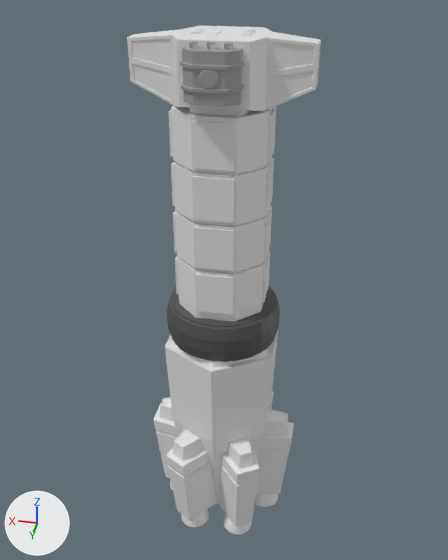
An edit to the Blender file BlackBox_Engine/res/hammerhead-UNN.blend, drawn before and after from the same camera.
One viewpoint serves both versions: a camera (50 mm lens) standing at (-1.63, 8.37, 7.56) and looking at (0.03, -0.22, 2.61). Arrows for +X, +Y and +Z are at lower left; the lights stay in place.
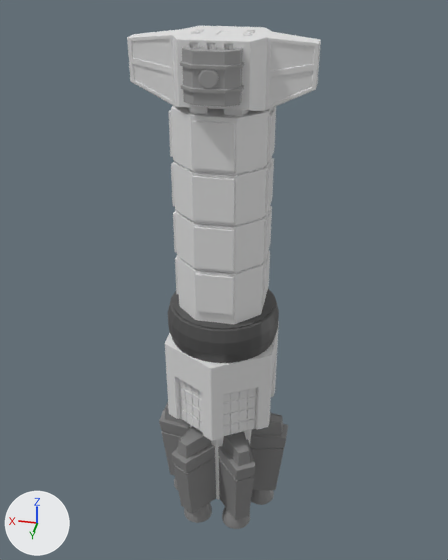
Patch to the scene script:
```diff
--- a/BlackBox_Engine/res/hammerhead-UNN.blend.py
+++ b/BlackBox_Engine/res/hammerhead-UNN.blend.py
@@ me_cylinder @@
 # used by ob_aft; location = (0.0, 0.0, 0.0); scale = (1.0, 1.0, 1.91)
-me_cylinder.from_pydata(...)  # 192 vertices, 169 faces; spans x -0.87..0.87, y -1.0..1.0, z -0.89..0.95
+me_cylinder.from_pydata(...)  # 1176 vertices, 1094 faces; spans x -0.87..0.87, y -0.99..0.99, z -0.92..1.07
+# me_cylinder part 5: 192 vertices removed from x -0.87..0.87, y -1.0..1.0, z -0.89..0.95; 1176 vertices added at x -0.87..0.87, y -0.99..0.99, z -0.92..1.07
@@ me_cylinder_003 @@
 me_cylinder_003.from_pydata(...)  # 418 vertices, 394 faces; spans x 2.19..6.57, y -1.87..1.87, z -7.17..0.29
 # used by ob_cylinder_003; location = (0.0, 0.0, 0.0); rotation_euler = (0.0, 0.0, 1.047), in degrees (0, 0, 60); scale = (0.191, 0.191, 0.274)
+# me_cylinder_003 part 3: the loose piece of 286 vertices spanning x 2.85..5.54, y -1.36..1.36, z -7.17..-4.25 is moved by (-0.43, 0.0, 0.17)
+# me_cylinder_003 part 4: the loose piece of 132 vertices spanning x 2.19..6.57, y -1.87..1.87, z -6.1..0.29 is scaled about its middle by (0.934, 0.857, 0.934), then moved by (-0.38, 0.0, 0.04)
+me_cylinder_003.materials.append(mat_material_002)  # grey #878787
@@ me_cylinder_004 @@
 me_cylinder_004.from_pydata(...)  # 418 vertices, 394 faces; spans x 2.19..6.57, y -1.87..1.87, z -7.17..0.29
 # used by ob_cylinder_004; location = (0.0, 0.0, 0.0); rotation_euler = (0.0, 0.0, 2.094), in degrees (0, 0, 120); scale = (0.191, 0.191, 0.274)
+# me_cylinder_004 part 1: the loose piece of 286 vertices spanning x 2.85..5.54, y -1.36..1.36, z -7.17..-4.25 is moved by (-0.43, 0.0, 0.17)
+# me_cylinder_004 part 2: the loose piece of 132 vertices spanning x 2.19..6.57, y -1.87..1.87, z -6.1..0.29 is scaled about its middle by (0.934, 0.857, 0.934), then moved by (-0.38, 0.0, 0.04)
+me_cylinder_004.materials.append(mat_material_002)  # grey #878787
@@ ob_aft @@
 ob_aft.location = (0.0, 0.0, 0.0)
-ob_aft.scale = (1.0, 1.0, 1.91)
+ob_aft.scale = (1.0, 1.0, 1.75)
@@ ob_cylinder_001 @@
 ob_cylinder_001 = bpy.data.objects.new('Cylinder.001', me_cylinder_001)
-ob_cylinder_001.location = (0.0, 0.0, 2.09)
-ob_cylinder_001.scale = (0.864, 0.864, 0.305)
+ob_cylinder_001.location = (0.0, 0.0, 2.05)
+ob_cylinder_001.scale = (0.851, 0.851, 0.301)
@@ ob_cylinder_000 @@
-ob_cylinder_000 = bpy.data.objects.new('Cylinder.000', me_cylinder_009)
@@ ob_cylinder_003 @@
 ob_cylinder_003.location = (0.0, 0.0, 0.0)
-ob_cylinder_003.rotation_euler = (0.0, 0.0, 1.047)  # degrees (0, 0, 60)
+ob_cylinder_003.rotation_euler = (0.0, 0.0, 3.142)  # degrees (0, 0, 180)
 ob_cylinder_003.scale = (0.191, 0.191, 0.274)
@@ ob_cylinder_005 @@
+ob_cylinder_005 = bpy.data.objects.new('Cylinder.005', me_cylinder_007)  # 418 vertices, 394 faces; spans x 1.96..6.05, y -1.6..1.6, z -7.0..0.12; in mat_material_002 (grey #878787); modifiers MIRROR
+ob_cylinder_005.location = (0.0, 0.0, 0.0)
+ob_cylinder_005.rotation_euler = (0.0, 0.0, 4.189)  # degrees (0, 0, 240)
+ob_cylinder_005.scale = (0.191, 0.191, 0.274)
```

Boxes (x1, y1, x2, y2) around the edits, measured in the pictures (448 x 560 px; the box of a moved part takes in the faces that stretch with it):
'Aft', reshaped, rescaled: before (165, 330, 278, 504); after (165, 321, 279, 499)
'Cylinder.003', recoloured, reshaped, turned: before (166, 391, 274, 527); after (159, 402, 288, 505)
'Cylinder.001', moved, rescaled: before (167, 286, 280, 362); after (168, 289, 279, 363)
'Cylinder.000', deleted: before (153, 398, 294, 507)
'Cylinder.004', recoloured, reshaped: before (218, 438, 259, 534); after (218, 431, 255, 529)
'Cylinder.005', added: after (172, 426, 216, 523)
part 1 of me_cylinder_004, moved or reshaped: before (224, 514, 252, 534); after (222, 507, 250, 529)
part 2 of me_cylinder_004, moved or reshaped: before (218, 438, 259, 527); after (218, 431, 255, 520)
part 3 of me_cylinder_003, moved or reshaped: before (181, 509, 209, 527); after (174, 476, 274, 505)
part 4 of me_cylinder_003, moved or reshaped: before (166, 391, 274, 520); after (159, 402, 288, 490)
